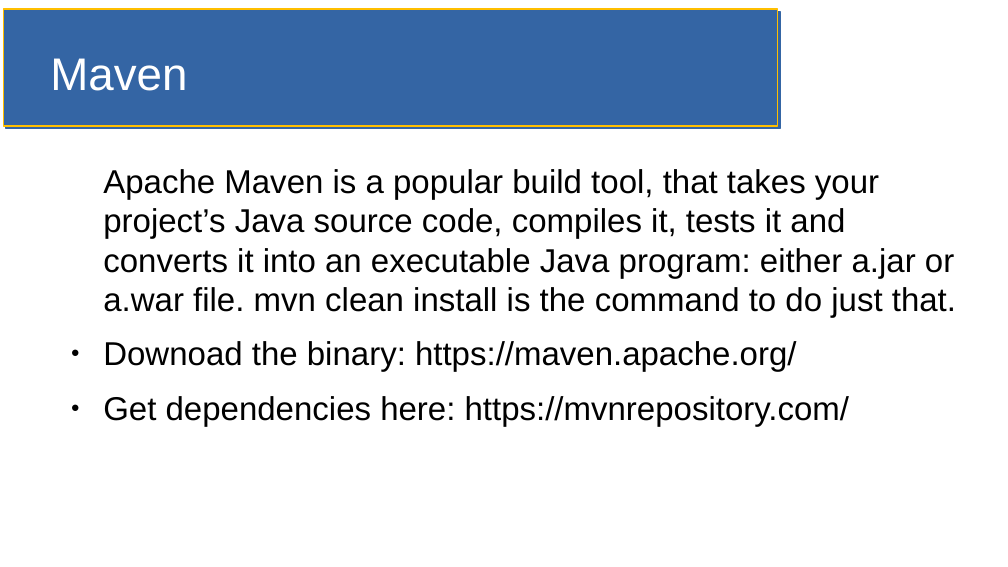
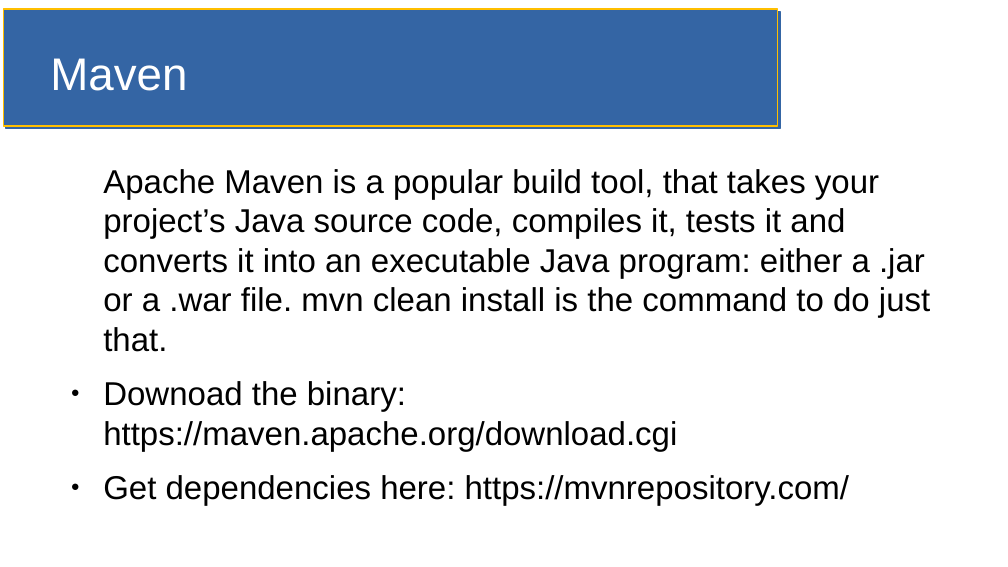
Before and after one commit to jfdoyle3/maven_class, a slide deck: slide 1 of slides/maven.odp. Drawn at 1008x567 pixels with LibreOffice and Linux fonts; fonts in the diff are those of the drawing. Boxes give left, top, right and bottom in pixels: in the first picture for what was removed or moved away, otherwise in the second. Text is boxed around its words. In the diff, an @@ line names an element or a change of style, - is before the commit and + after.

Commit message:
duped slide:  example of creating maven project

```diff
--- a/slides/maven.odp
+++ b/slides/maven.odp
@@ text at bbox=[103, 169, 930, 451]: text changed @@
-Apache Maven is a popular build tool, that takes your project’s Java source code, compiles it, tests it and converts it into an executable Java program: either a.jar or a.war file. mvn clean install is the command to do just that.
-● Downoad the binary: https://maven.apache.org/
+Apache Maven is a popular build tool, that takes your project’s Java source code, compiles it, tests it and converts it into an executable Java program: either a .jar or a .war file. mvn clean install is the command to do just that.
+● Downoad the binary: https://maven.apache.org/download.cgi
```
Also in this commit, not shown: 4 other slides changed, 1 slide added.
